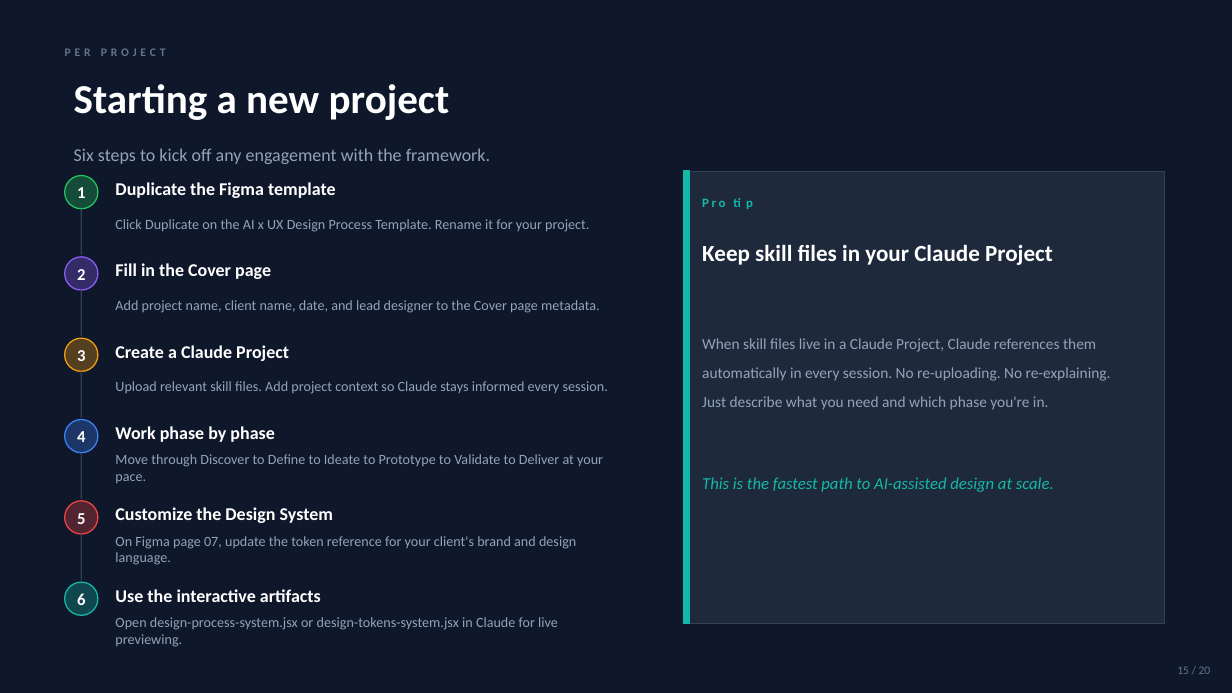
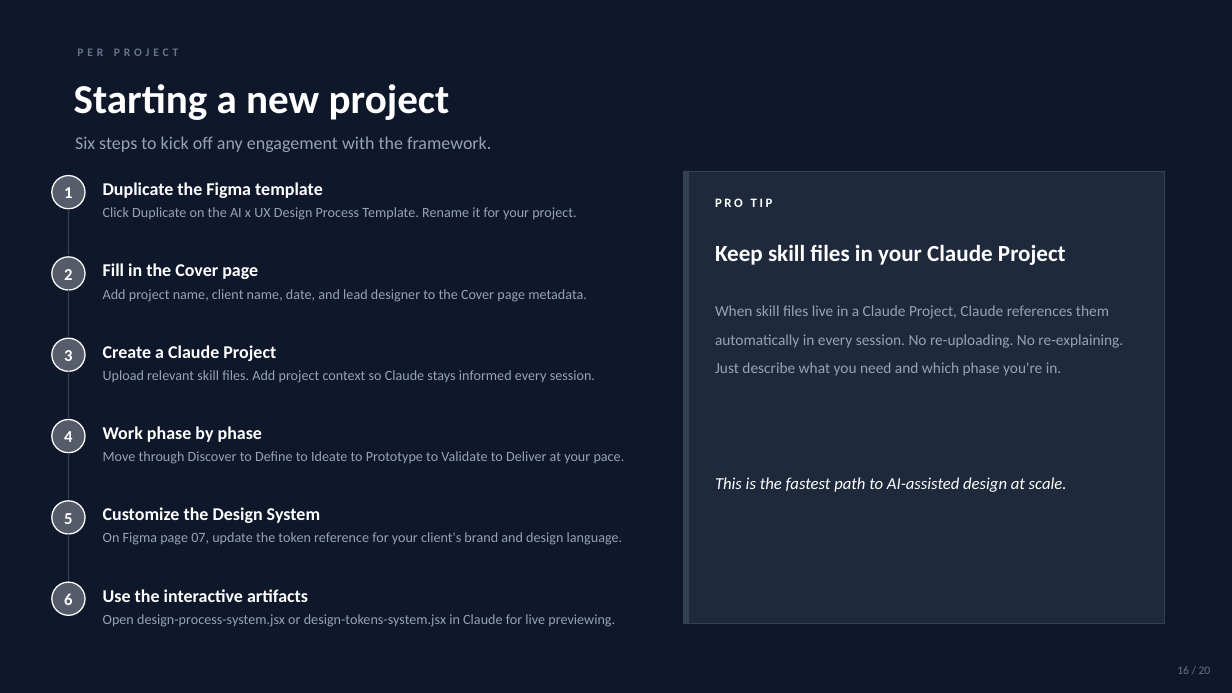
Before and after one commit to quinrobinson/agentic-product-design-framework, a slide deck: slide 16 of artifacts/onboarding-deck.pptx (slide 15 before the commit). Drawn at 1232x693 pixels with LibreOffice and Linux fonts; fonts in the diff are those of the drawing. Boxes give left, top, right and bottom in pixels: in the first picture for what was removed or moved away, otherwise in the second. Text is boxed around its words. In the diff, an @@ line names an element or a change of style, - is before the commit and + after.

```diff
--- a/artifacts/onboarding-deck.pptx
+++ b/artifacts/onboarding-deck.pptx
@@ text "Six steps to kick off ...": place and size @@
-text "Six steps to kick off ..." at (74, 148, 490, 164)
+text "Six steps to kick off ..." at (75, 136, 491, 152)
@@ ellipse at (52, 176, 85, 209): fill #22C55E at 30% opacity to #FFFFFF at 30% opacity; outline #22C55E 1 pt to #FFFFFF 1 pt @@
@@ rectangle at (684, 171, 689, 624): fill #14B8A6 to #334155; outline #14B8A6 1 pt to none @@
@@ text at (715, 198, 773, 207): text changed; text colour #14B8A6 to #FFFFFF @@
-Pro tip
+PRO TIP
@@ ellipse at (52, 257, 85, 290): fill #8B5CF6 at 30% opacity to #F8FAFC at 30% opacity; outline #8B5CF6 1 pt to #FFFFFF 1 pt @@
@@ 3 texts: place and size @@
-3 texts at (115, 219, 608, 394)
+3 texts at (103, 207, 595, 383)
@@ text "When skill files live in ..." at (715, 305, 1123, 376): vertical alignment middle to top @@
@@ ellipse at (52, 338, 85, 372): fill #F59E0B at 30% opacity to #FFFFFF at 30% opacity; outline #F59E0B 1 pt to #FFFFFF 1 pt @@
@@ ellipse at (52, 420, 85, 453): fill #3B82F6 at 30% opacity to #F8FAFC at 30% opacity; outline #3B82F6 1 pt to #FFFFFF 1 pt @@
@@ text "Move through Discover to Define ..." rewrapped from (115, 454, 603, 483) to (103, 451, 625, 464) @@
@@ 4 texts: place and size @@
-4 texts at (65, 48, 1111, 492)
+4 texts at (77, 48, 1123, 492)
@@ text "This is the fastest path ..." at (715, 477, 1067, 492): text colour #14B8A6 to #FFFFFF @@
@@ ellipse at (52, 501, 85, 534): fill #EF4444 at 30% opacity to #F8FAFC at 30% opacity; outline #EF4444 1 pt to #FFFFFF 1 pt @@
@@ text "On Figma page 07, update ..." rewrapped from (115, 536, 576, 565) to (103, 532, 622, 545) @@
@@ 12 texts, 6 ellipses, 5 lines: place and size @@
-12 texts, 6 ellipses, 5 lines at (65, 176, 336, 616)
+12 texts, 6 ellipses, 5 lines at (52, 176, 323, 616)
@@ ellipse at (52, 582, 85, 616): fill #14B8A6 at 30% opacity to #F8FAFC at 30% opacity; outline #14B8A6 1 pt to #FFFFFF 1 pt @@
@@ text "Open design-process-system.jsx or design-tokens-system.jsx i ..." rewrapped from (115, 617, 558, 647) to (103, 614, 615, 627) @@
```
Also in this commit, not shown: 19 other slides changed.
